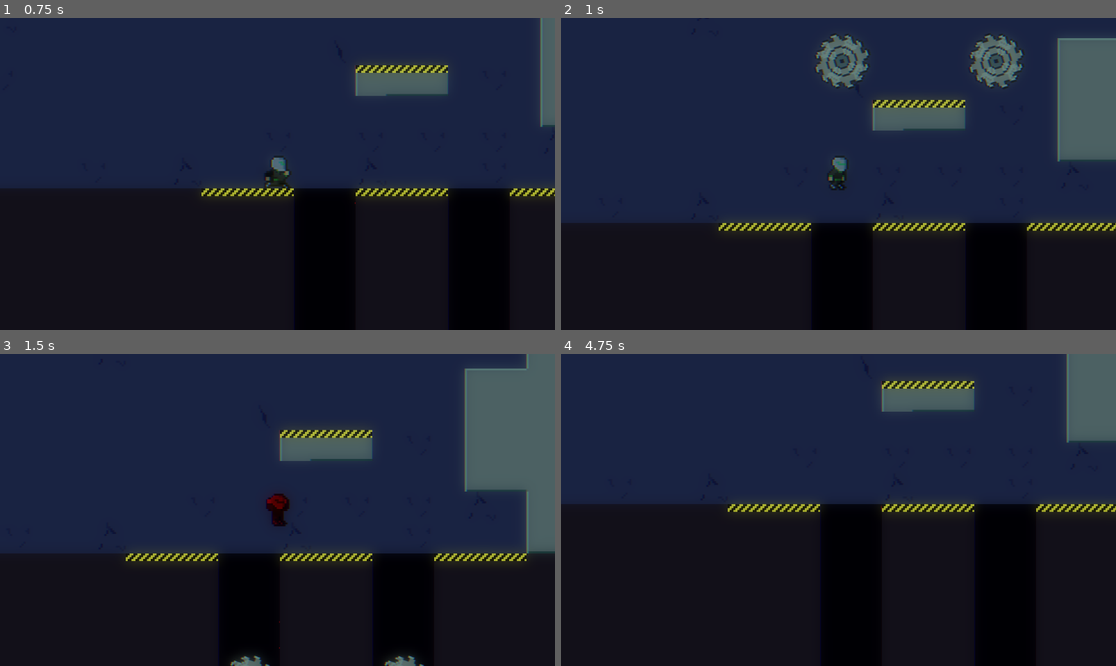
Above: before the commit, frames 1-4 (two rows, left to right).
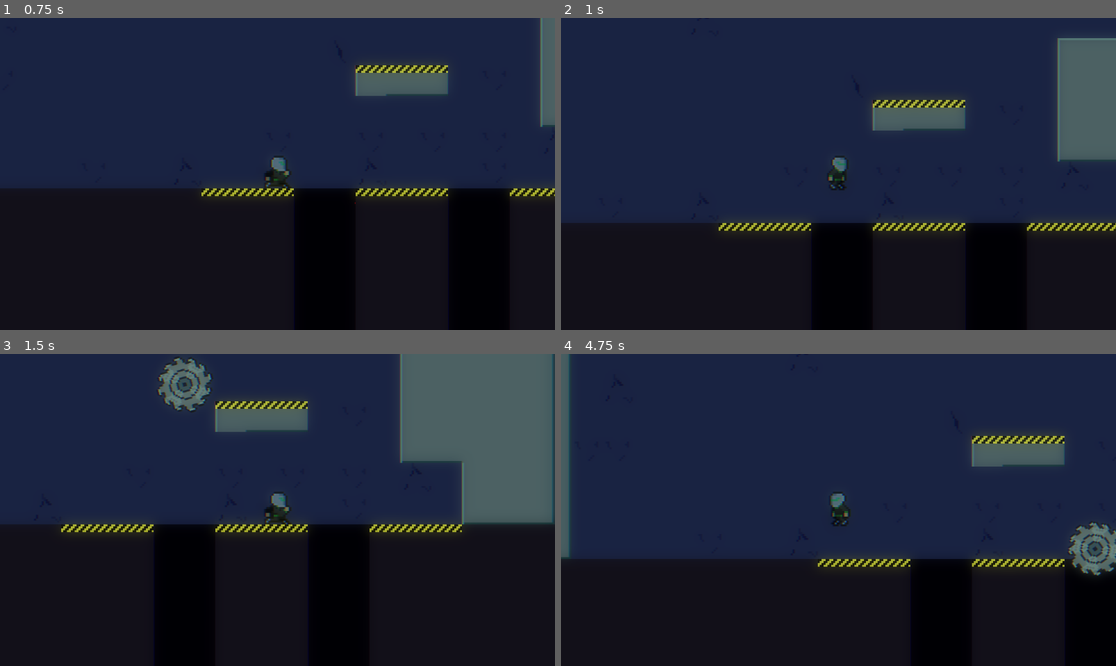
Above: after the commit, the same moments.

Repository: reneelias/Godot-2D-Platformer
Game: Godot game, scene res://Scenes/Level_01.tscn
The game is run twice, just before and just after one commit, with the same random seed, the same clock (stepped at 60 frames per second) and the same inputs.
Inputs:
- Up to frame 1 (0.75 s): tap Enter at 0.5 s; hold D (MoveRight) from 0.53 s (still down)
- Up to frame 2 (1 s): keep holding D (MoveRight); tap Space (Jump) at 0.77 s
- Up to frame 3 (1.5 s): keep holding D (MoveRight)
- Up to frame 4 (4.75 s): tap Space (Jump) at 1.52, 3.02, 3.77, 4.52 s; release D (MoveRight) at 2.03 s; hold A (MoveLeft) 2.03-2.78 s; hold D (MoveRight) 2.78-4.28 s; hold A (MoveLeft) from 4.28 s (still down)

Frame 1 is identical in both runs. In frame 2, 2.2% of the frame differs, in the area x 45-84%, y 4-23%; in frame 3, 22%; in frame 4, 26%, in the area x 0-100%, y 0-72%.

Commit message:
Create ObjectSpawner + give SawBlades a lifespan property. Add SawBlade spawners to new level section.

Diff:
--- /dev/null
+++ b/2d-platformer/ObjectScenes/ObjectSpawner.tscn
@@ -0,0 +1,6 @@
+[gd_scene load_steps=2 format=3 uid="uid://cftldogash6wh"]
+
+[ext_resource type="Script" uid="uid://kyajqpvohrfq" path="res://Scripts/ObjectSpawner.gd" id="1_3ns8r"]
+
+[node name="ObjectSpawner" type="Node2D"]
+script = ExtResource("1_3ns8r")
--- a/2d-platformer/Scenes/Level_01.tscn
+++ b/2d-platformer/Scenes/Level_01.tscn
@@ -24,6 +24,7 @@
 [ext_resource type="PackedScene" uid="uid://b1h85t2dhdx2o" path="res://ObjectScenes/SawBlade.tscn" id="20_1uwm5"]
 [ext_resource type="PackedScene" uid="uid://bqyanhnny324q" path="res://ObjectScenes/SawPathGroup.tscn" id="22_yvmjr"]
 [ext_resource type="PackedScene" uid="uid://bmoktwhf4s4cv" path="res://ObjectScenes/KillArea.tscn" id="24_kw8b6"]
+[ext_resource type="PackedScene" uid="uid://cftldogash6wh" path="res://ObjectScenes/ObjectSpawner.tscn" id="25_fonnl"]
 
 [sub_resource type="TileSetAtlasSource" id="TileSetAtlasSource_2jryf"]
 texture = ExtResource("1_e0dve")
@@ -1334,18 +1335,20 @@
 [node name="SawBlades" type="Node2D" parent="."]
 
 [node name="SawBlade_00" parent="SawBlades" instance=ExtResource("20_1uwm5")]
+process_mode = 4
+visible = false
 position = Vector2(2896, -190)
 spinSpeed = -5.0
 followsPath = false
 usesGravity = true
-gravityScale = 4.0
 
 [node name="SawBlade_01" parent="SawBlades" instance=ExtResource("20_1uwm5")]
+process_mode = 4
+visible = false
 position = Vector2(2976, -190)
 spinSpeed = -5.0
 followsPath = false
 usesGravity = true
-gravityScale = 4.0
 
 [node name="SawPathGroups" type="Node2D" parent="."]
 
@@ -1377,6 +1380,25 @@
 [node name="KillArea_01" parent="KillAreas" instance=ExtResource("24_kw8b6")]
 position = Vector2(2976, 141)
 scale = Vector2(1.62, 1.805)
+
+[node name="Spawners" type="Node2D" parent="."]
+
+[node name="SawSpawner_00" parent="Spawners" node_paths=PackedStringArray("objectParent") instance=ExtResource("25_fonnl")]
+position = Vector2(2896, -257)
+objectScene = ExtResource("20_1uwm5")
+spawnInterval = 1.25
+objectParent = NodePath("../../SawBlades")
+objectType = 1
+sb_gravityScale = 3.0
+
+[node name="SawSpawner_01" parent="Spawners" node_paths=PackedStringArray("objectParent") instance=ExtResource("25_fonnl")]
+position = Vector2(2976, -257)
+objectScene = ExtResource("20_1uwm5")
+spawnInterval = 1.25
+spawnTimeOffset = 0.5
+objectParent = NodePath("../../SawBlades")
+objectType = 1
+sb_gravityScale = 3.0
 
 [editable path="Camera2D"]
 [editable path="Lights/LongHangingLamp_02"]
--- /dev/null
+++ b/2d-platformer/Scripts/ObjectSpawner.gd
@@ -0,0 +1,58 @@
+extends Node2D
+
+@export var objectScene : PackedScene
+@export var spawnInterval := 2.0
+@export var spawnTimeOffset := 0.0
+@export var objectParent : Node2D
+@export var offsetPosition := Vector2.ZERO
+
+var lastSpawned : float
+var spawnedInitial := false
+
+@export_category("Object Type")
+enum ObjectType {NODE2D, SAW_BLADE, CRATE}
+@export var objectType := ObjectType.NODE2D
+
+@export_group("Saw Blade")
+@export var sb_spinSpeed := -15.0
+@export var sb_invertSpin := false
+@export var sb_usesGravity := true;
+@export var sb_gravityScale := 9.81
+@export var sb_velocity := Vector2.ZERO
+@export var sb_usesLifespan := true
+@export var sb_lifetime := 3.0
+
+func _ready():
+    await get_tree().create_timer(spawnTimeOffset).timeout
+    spawnObject()
+    lastSpawned = Time.get_ticks_msec()
+    spawnedInitial = true
+
+func spawnObject():
+    var object = objectScene.instantiate() as Node2D
+    if objectParent:
+        objectParent.add_child(object)
+    else:
+        add_child(object)
+    object.global_position = global_position + offsetPosition
+
+    match objectType:
+        ObjectType.SAW_BLADE:
+            var sawBlade = object as SawBlade
+            sawBlade.spinSpeed = sb_spinSpeed
+            sawBlade.invertSpin = sb_invertSpin
+            sawBlade.usesGravity = sb_usesGravity
+            sawBlade.gravityScale = sb_gravityScale
+            sawBlade.velocity = sb_velocity
+            sawBlade.usesLifespan = sb_usesLifespan
+            sawBlade.lifetime = sb_lifetime
+            if sb_usesLifespan:
+                sawBlade.lifeStarted = Time.get_ticks_msec()
+
+func _physics_process(delta):
+    if !spawnedInitial:
+        return
+
+    if Time.get_ticks_msec() - lastSpawned >= spawnInterval * 1000:
+        spawnObject()
+        lastSpawned = Time.get_ticks_msec()
--- a/2d-platformer/Scripts/SawBlade.gd
+++ b/2d-platformer/Scripts/SawBlade.gd
@@ -13,16 +13,28 @@
 @export var usesGravity := false;
 @export var gravityScale := 9.81
 @export var velocity := Vector2.ZERO
+@export var usesLifespan := false
+@export var lifetime := 3.0
+var lifeStarted : float
 
+
+func _ready():
+	if usesLifespan:
+		lifeStarted = Time.get_ticks_msec()
 
 func _physics_process(delta):
 	rotate(spinSpeed * delta * (-1 if invertSpin else 1))
 	if pathFollow and followsPath:
 		pathFollow.progress += delta * pathFollowSpeed
 		global_position = pathFollow.global_position
+
 	if usesGravity:
 		velocity.y += gravityScale * delta
 		position += velocity
+
+	if usesLifespan and Time.get_ticks_msec() - lifeStarted >= lifetime * 1000:
+		queue_free()
+
 
 func onBodyEntered(body: Node):
 	var player = body as CharacterController
Not shown: 1 places in 2d-platformer/Scenes/Level_01.tscn that only renumber resources
Not shown, added: 2d-platformer/Scripts/ObjectSpawner.gd.uid
